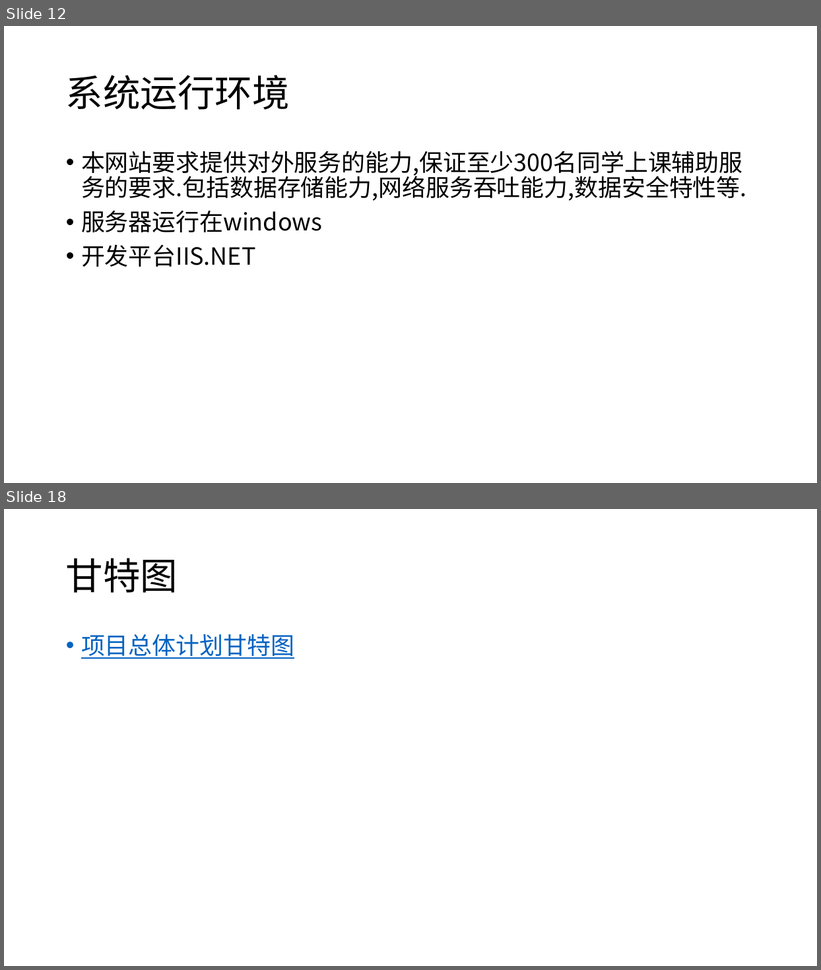
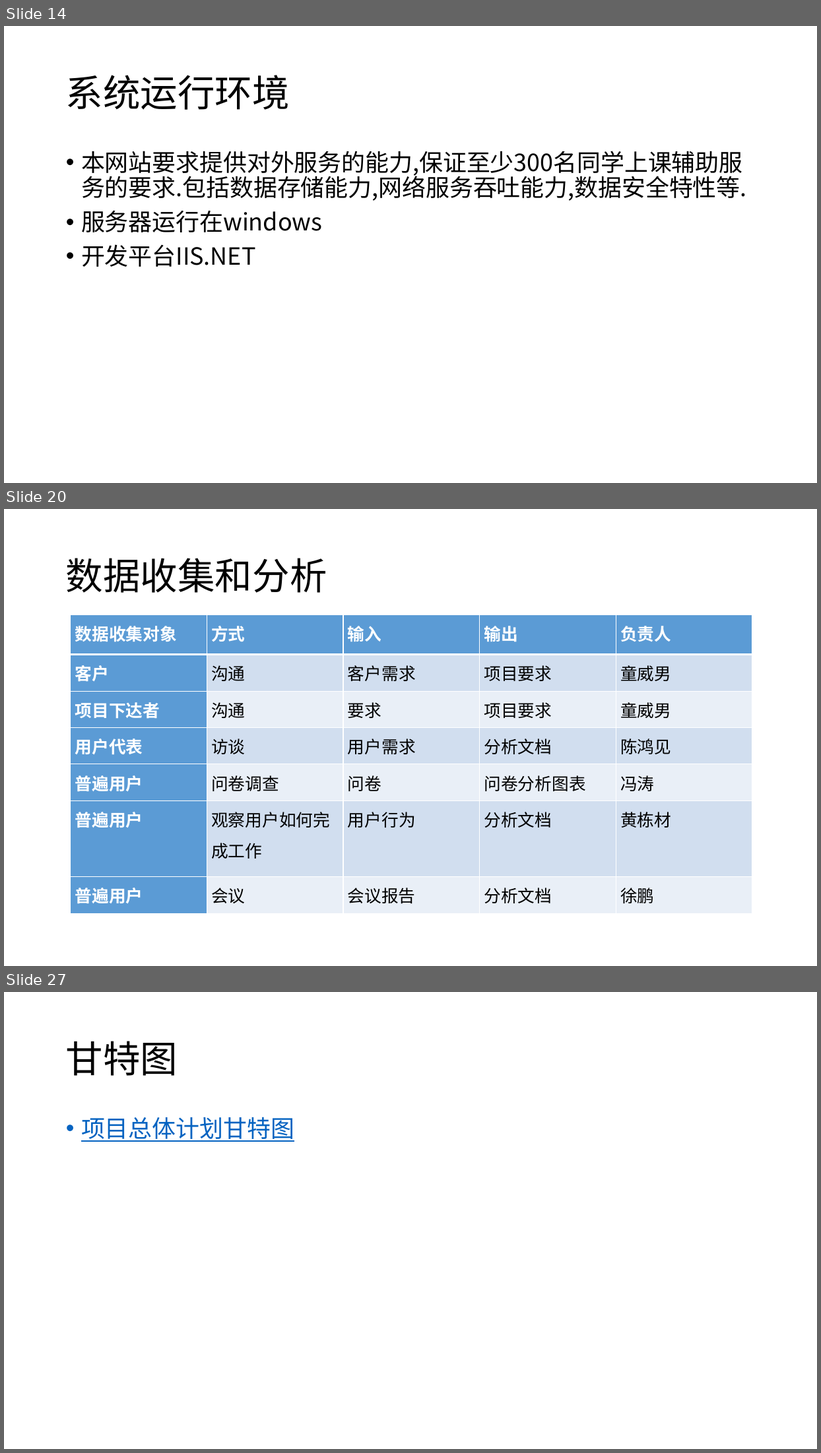
Before and after one commit to twn422/PRD2017, a slide deck: PRD-2017-G24/STW/受控文件/分析设计/项目总体计划/总体项目计划.pptx. Shown one above the other, each under a label of ours: slides 12 and 18 before the commit, slides 14, 20 and 27 after it; the slides between them are not shown. The pictures are 821x970 and 821x1453 pixels, drawn with LibreOffice and Linux fonts; fonts in the diff are those of the drawing. Boxes give left, top, right and bottom in pixels: in the first picture for what was removed or moved away, otherwise in the second. Text is boxed around its words. In the diff, an @@ line names an element or a change of style, - is before the commit and + after.

Commit message:
总体项目计划正式版

```diff
--- a/PRD-2017-G24/STW/受控文件/分析设计/项目总体计划/总体项目计划.pptx
+++ b/PRD-2017-G24/STW/受控文件/分析设计/项目总体计划/总体项目计划.pptx
@@ slide 20 added at (4, 509, 817, 966), background #FFFFFF @@
@@ title added at (66, 558, 327, 593), 44 pt, text #000000 @@
+数据收集和分析
@@ table added at (71, 615, 754, 914), 7 rows, 5 columns @@
+数据收集对象 | 方式 | 输入 | 输出 | 负责人
+客户 | 沟通 | 客户需求 | 项目要求 | 童威男
+项目下达者 | 沟通 | 要求 | 项目要求 | 童威男
+用户代表 | 访谈 | 用户需求 | 分析文档 | 陈鸿见
+普遍用户 | 问卷调查 | 问卷 | 问卷分析图表 | 冯涛
+普遍用户 | 观察用户如何完成工作 | 用户行为 | 分析文档 | 黄栋材
+普遍用户 | 会议 | 会议报告 | 分析文档 | 徐鹏
@@ what was slide 12 is now slide 14 @@
@@ what was slide 18 is now slide 27 @@
```
Also in this commit, not shown: 9 slides changed, 12 other slides added, 1 slide removed, 6 other files.
